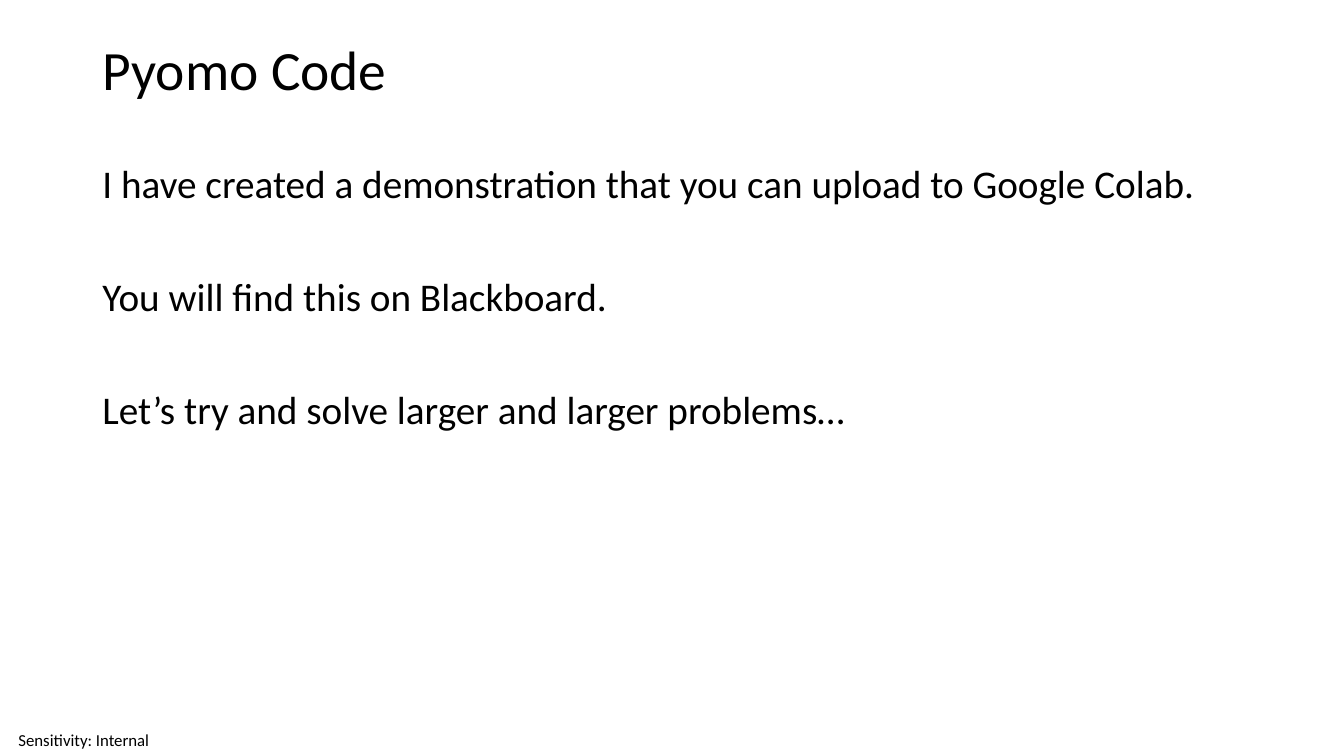
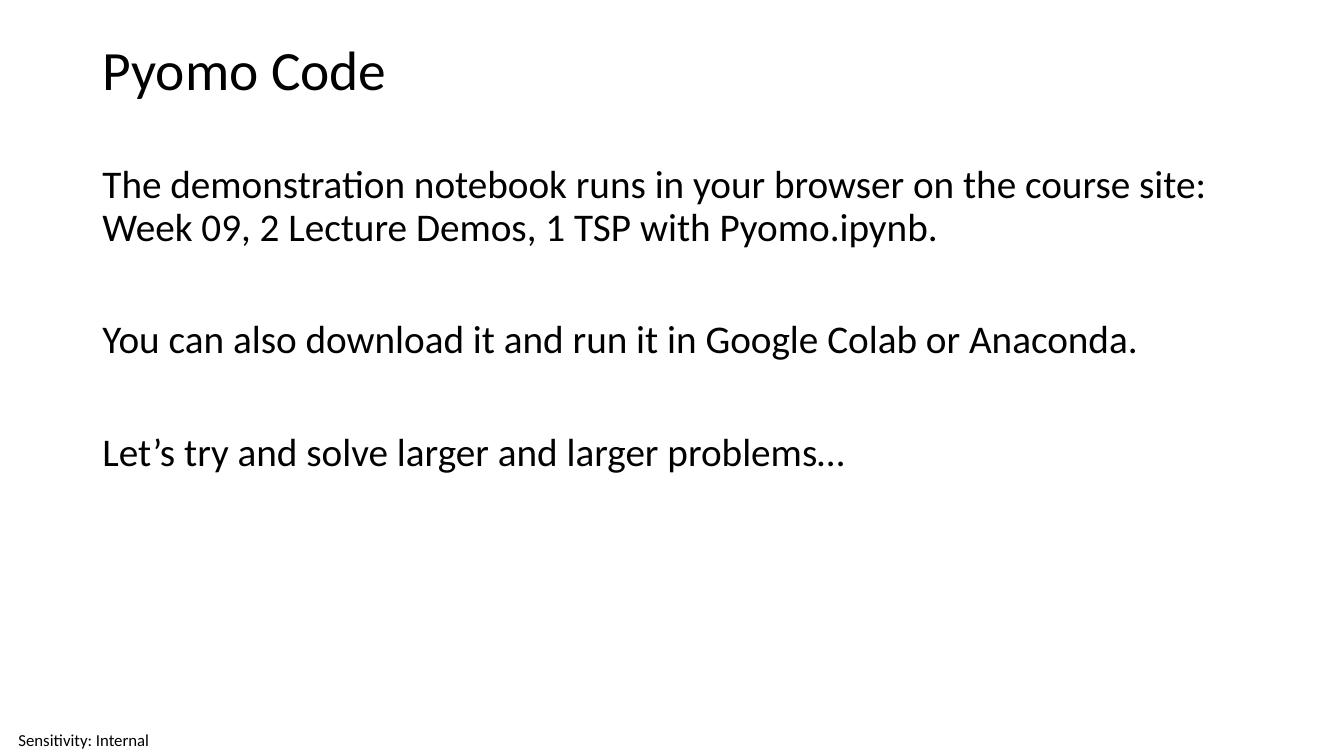
Before and after one commit to invariantum/operational_research, a slide deck: slide 20 of content/Lectures/Semester 1/Week 09 - Travelling Salesman Problem/5 Source Files/Travelling Salesman Problem.pptx. Drawn at 1344x756 pixels with LibreOffice and Linux fonts; fonts in the diff are those of the drawing. Boxes give left, top, right and bottom in pixels: in the first picture for what was removed or moved away, otherwise in the second. Text is boxed around its words. In the diff, an @@ line names an element or a change of style, - is before the commit and + after.

```diff
--- a/content/Lectures/Semester 1/Week 09 - Travelling Salesman Problem/5 Source Files/Travelling Salesman Problem.pptx
+++ b/content/Lectures/Semester 1/Week 09 - Travelling Salesman Problem/5 Source Files/Travelling Salesman Problem.pptx
@@ text at (102,170,1206,360): text changed @@
-I have created a demonstration that you can upload to Google Colab.
-You will find this on Blackboard.
+The demonstration notebook runs in your browser on the course site: Week 09, 2 Lecture Demos, 1 TSP with Pyomo.ipynb.
+You can also download it and run it in Google Colab or Anaconda.
```
Also in this commit, not shown: 1 other slide changed, 5 other files.
